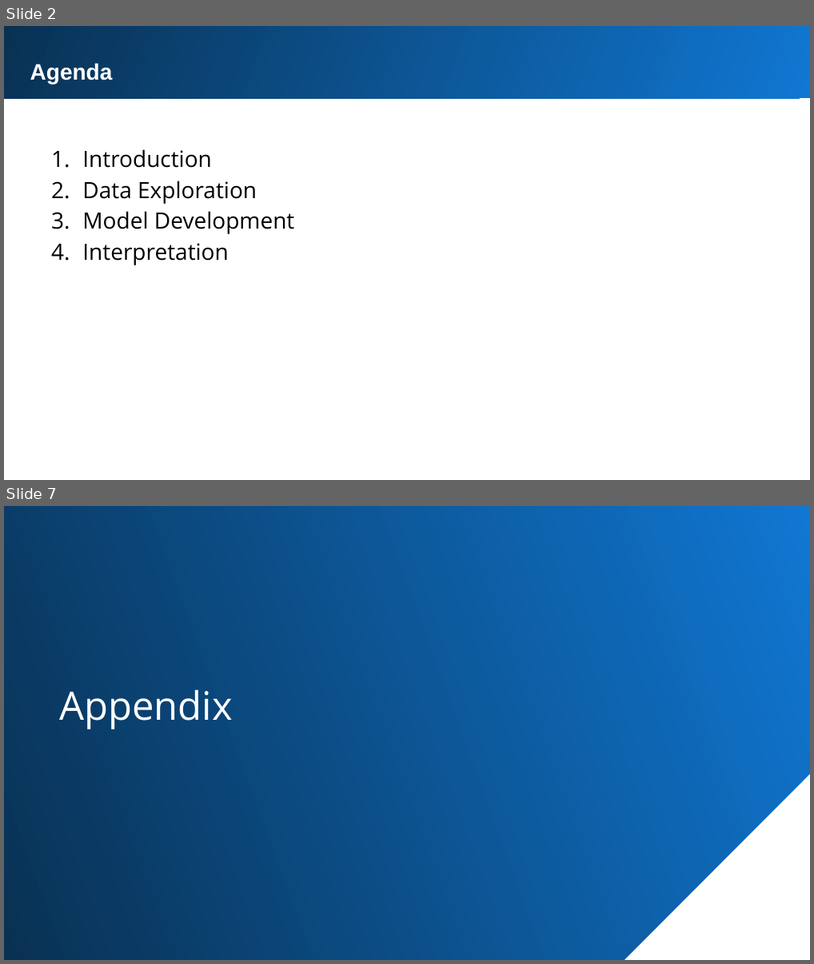
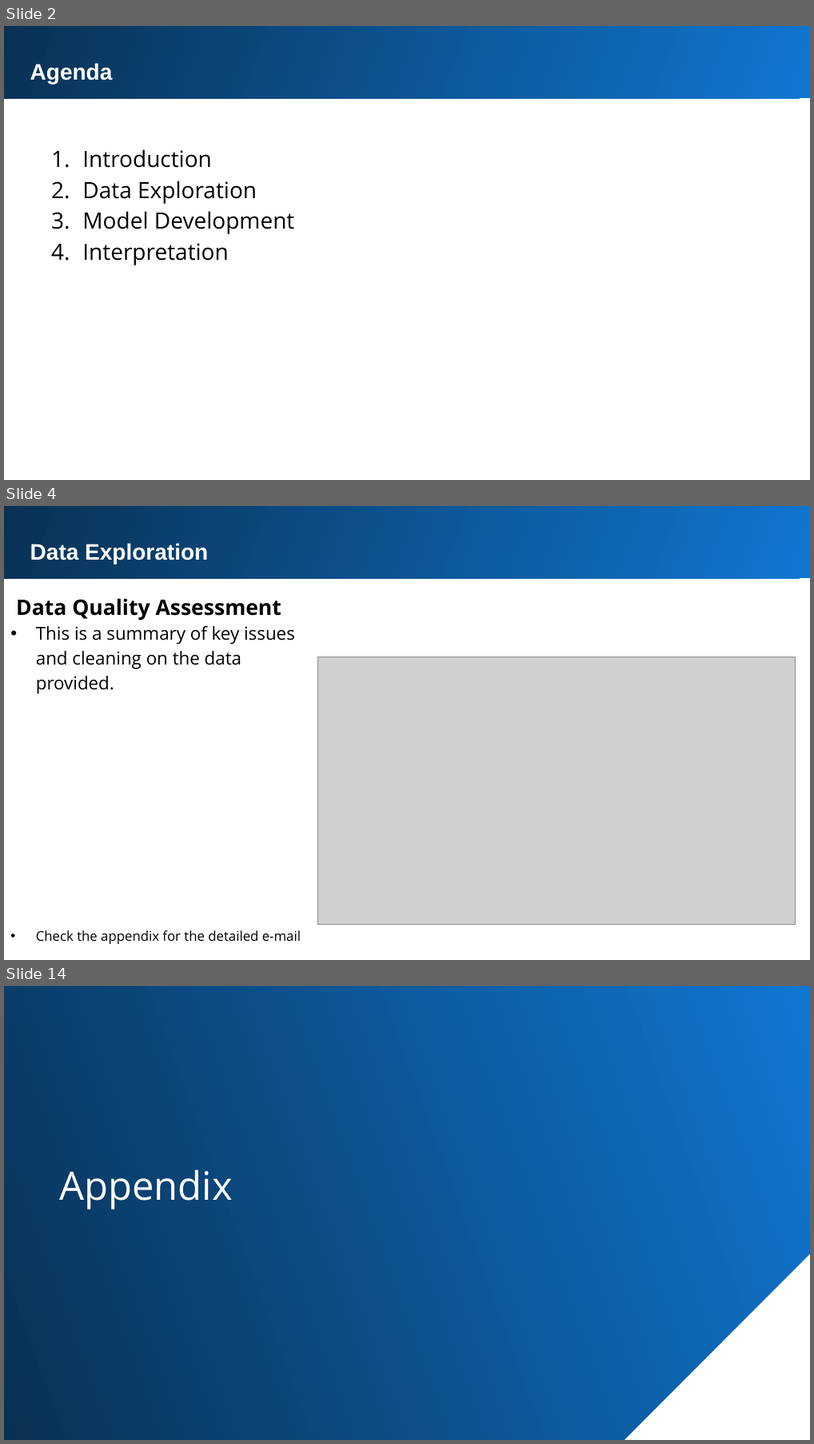
Before and after one commit to Mevhare/Forage-KPMG-AU-Virtual-Internship, a slide deck: Solution/Task 2/Sprocket_Presenation.pptx. Shown one above the other, each under a label of ours: slides 2 and 7 before the commit, slides 2, 4 and 14 after it; the slides between them are not shown. The pictures are 814x964 and 814x1444 pixels, drawn with LibreOffice and Linux fonts; fonts in the diff are those of the drawing; grey boxes stand for pictures. Boxes give left, top, right and bottom in pixels: in the first picture for what was removed or moved away, otherwise in the second. Text is boxed around its words. In the diff, an @@ line names an element or a change of style, - is before the commit and + after.

```diff
--- a/Solution/Task 2/Sprocket_Presenation.pptx
+++ b/Solution/Task 2/Sprocket_Presenation.pptx
@@ slide 4 added at bbox=[4, 506, 810, 960], background #FFFFFF @@
@@ rectangle added at bbox=[4, 506, 810, 579], fill gradient #1077D2 to #093153 @@
@@ text added at bbox=[30, 543, 208, 564], 20 pt, text #FFFFFF, bold @@
+Data Exploration
@@ text added at bbox=[16, 598, 301, 944], 16 pt, text #000000 @@
+Data Quality Assessment
+• This is a summary of key issues and cleaning on the data provided.
+• Check the appendix for the detailed e-mail
@@ picture added at bbox=[318, 656, 795, 924] @@
@@ what was slide 7 is now slide 14 @@
```
Also in this commit, not shown: 11 other slides added, 5 slides removed, 6 other files.
